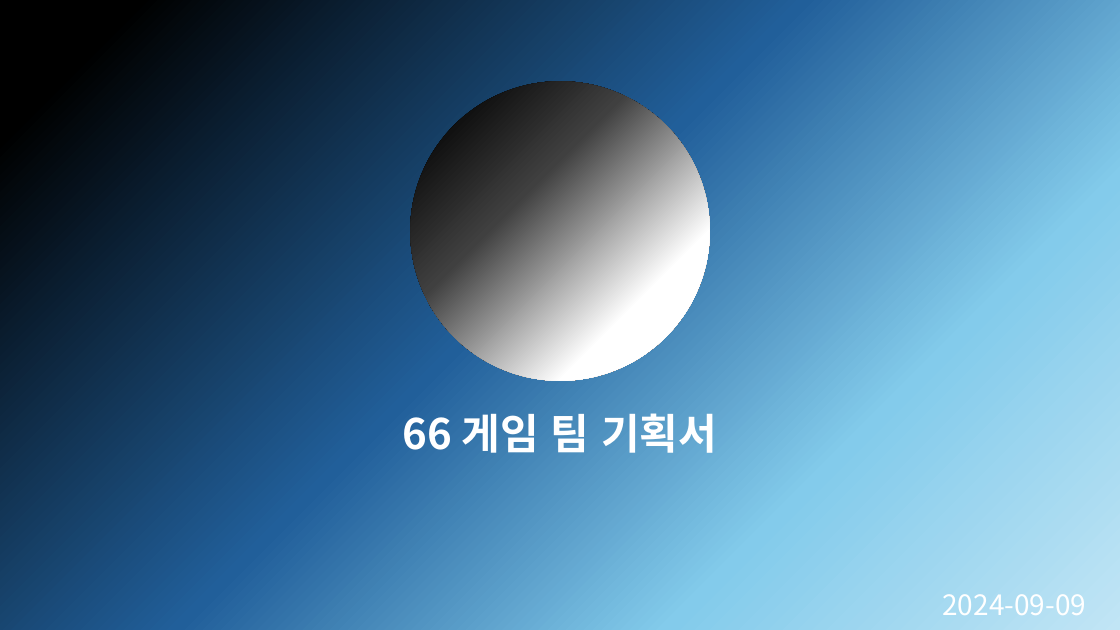
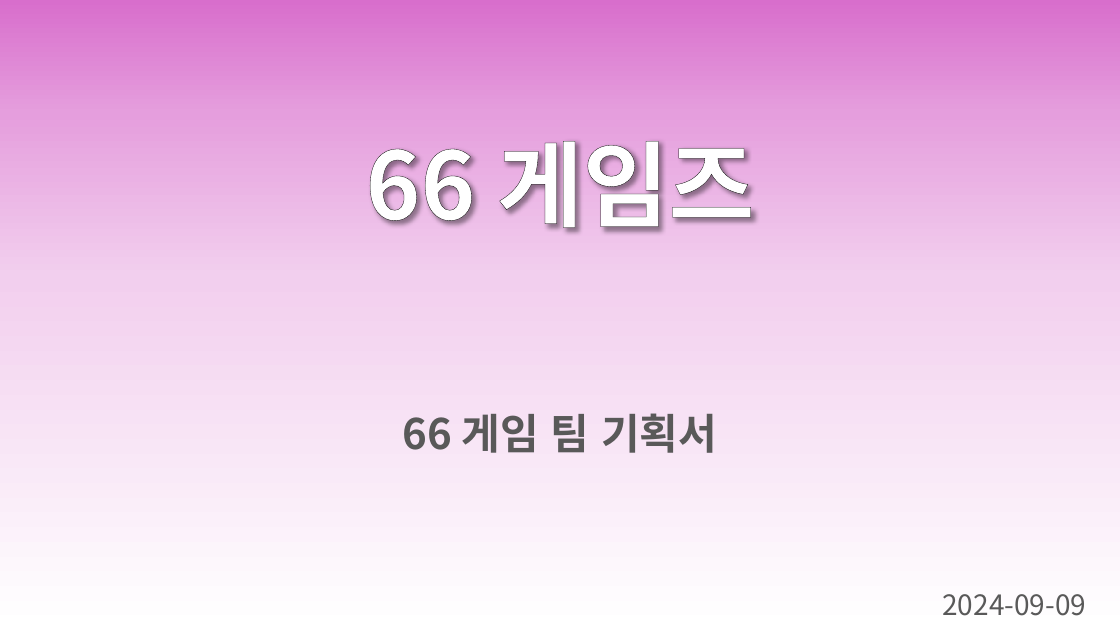
Before and after one commit to Joyoounjin/6team_miniproject, a slide deck: slide 1 of 66 게임 팀.pptx. Drawn at 1120x630 pixels with LibreOffice and Linux fonts; fonts in the diff are those of the drawing. Boxes give left, top, right and bottom in pixels: in the first picture for what was removed or moved away, otherwise in the second. Text is boxed around its words. In the diff, an @@ line names an element or a change of style, - is before the commit and + after.

```diff
--- a/66 게임 팀.pptx
+++ b/66 게임 팀.pptx
@@ background gradient #000000 to #215F9A to #83CBEB to #C1E5F5 to gradient #D86ECC to #E59EDD to #F2CFEE to #FFFFFF @@
@@ ellipse removed at (410, 82, 710, 381) @@
@@ text added at (365, 141, 755, 232), 80 pt, text #FFFFFF, bold @@
+66 게임즈
@@ title "66 게임 팀 기획서" at (403, 413, 717, 453): text colour #FFFFFF to #595959 @@
@@ subtitle "2024-09-09" at (942, 594, 1086, 616): text colour #FFFFFF to #595959 @@
```
Also in this commit, not shown: 7 other slides changed, 2 slides added, 1 slide removed.
